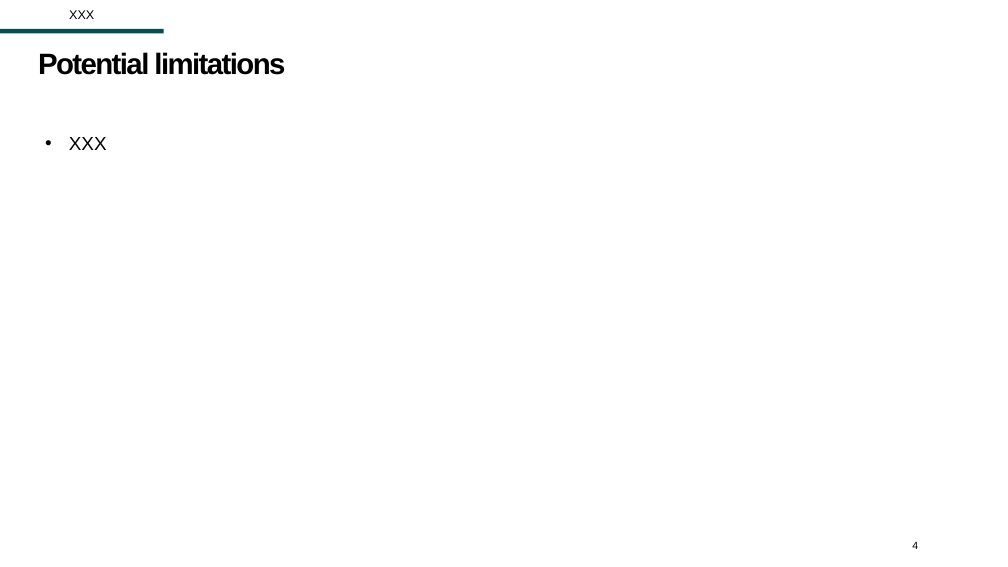
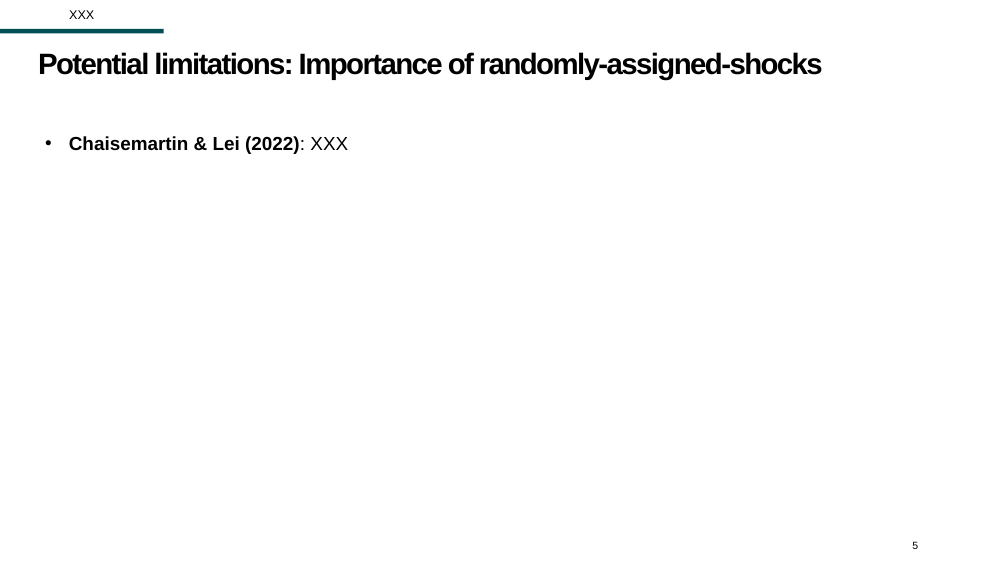
Before and after one commit to Zjub/TVHENZ, a slide deck: slide 5 of e61 Projects/Presentations/Discusant Wage Subsides TTPI Aug 2025.pptx (slide 4 before the commit). Drawn at 1008x567 pixels with LibreOffice and Linux fonts; fonts in the diff are those of the drawing; background and template pictures are left out. Boxes give left, top, right and bottom in pixels: in the first picture for what was removed or moved away, otherwise in the second. Text is boxed around its words. In the diff, an @@ line names an element or a change of style, - is before the commit and + after.

```diff
--- a/e61 Projects/Presentations/Discusant Wage Subsides TTPI Aug 2025.pptx
+++ b/e61 Projects/Presentations/Discusant Wage Subsides TTPI Aug 2025.pptx
@@ title at bbox=[38, 52, 823, 80]: text changed @@
-Potential limitations
+Potential limitations: Importance of randomly-assigned-shocks
@@ text at bbox=[69, 136, 348, 154]: text changed; bold on @@
-• XXX
+• Chaisemartin & Lei (2022): XXX
@@ page number at bbox=[912, 541, 918, 549]: text changed @@
-4
+5
```
Also in this commit, not shown: 1 other slide changed, 4 slides added, 1 other file.
